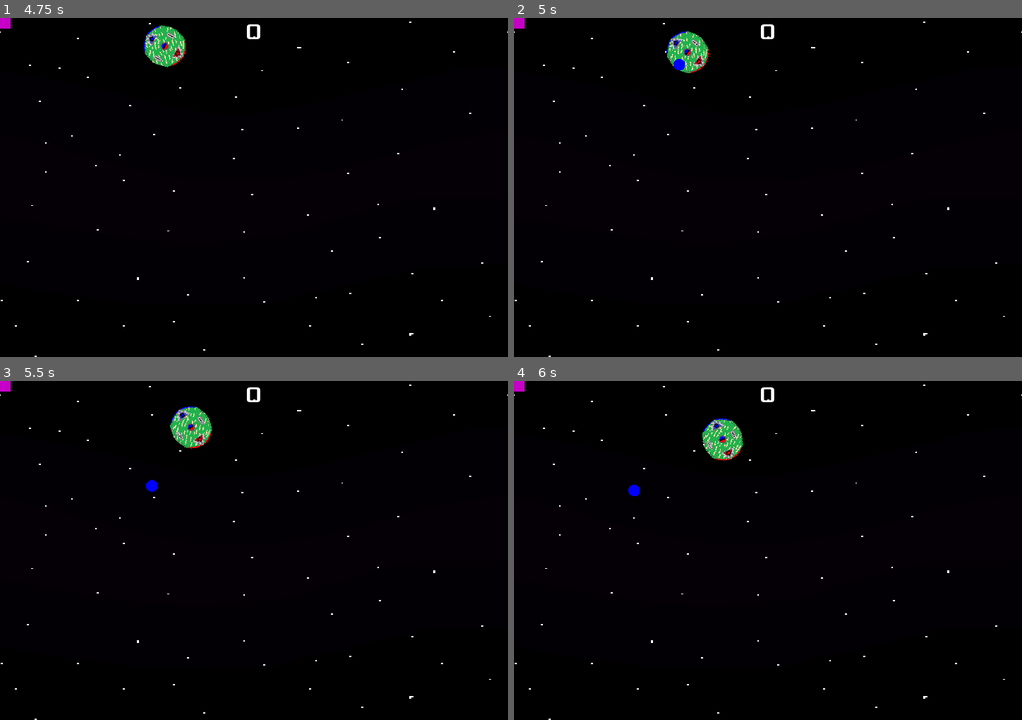
Above: before the commit, frames 1-4 (two rows, left to right).
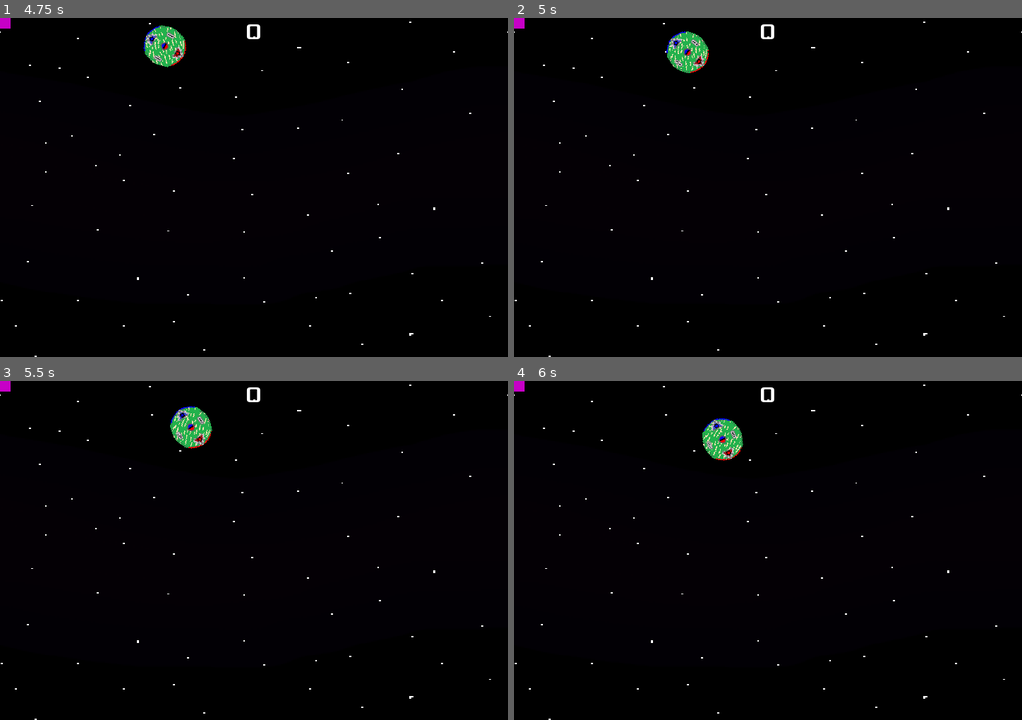
Above: after the commit, the same moments.

Repository: Austincain1006/MelonJam2024
Game: Godot game, scene res://debugScene.tscn
Two runs of this game, one before a commit and one after it. Both use one fixed random seed, a clock stepped at 60 frames per second and the inputs below. This scene is started directly instead of the project's main scene.
Inputs (mouse positions are in pixels of both pictures, inside the frame that each line leads up to):
- Up to frame 1 (4.75 s): click "Play" at 0.5 s; tap Enter at 1.25, 2.75 s; move the mouse to (228, 255) at 1.27 s; hold Right mouse button (FireNegative) 1.28-2.03 s; hold W (MoveForward) 1.28-2.78 s; tap Space at 2, 3.5 s; move the mouse to (406, 238) at 2.02 s; click (406, 238) at 2.1 s; move the mouse to (101, 136) at 2.77 s; hold Right mouse button (FireNegative) 2.78-3.53 s; hold A (RotateLeft) 2.78-4.28 s; move the mouse to (279, 187) at 3.52 s; click (279, 187) at 3.6 s; move the mouse to (177, 102) at 4.27 s; hold S (MoveBackward) from 4.28 s (still down); hold Right mouse button (FireNegative) from 4.28 s (still down)
- Up to frame 2 (5 s): keep holding S (MoveBackward); keep holding Right mouse button (FireNegative)
- Up to frame 3 (5.5 s): move the mouse to (365, 533) at 5.02 s; release S (MoveBackward) at 5.03 s; release Right mouse button (FireNegative) at 5.03 s; hold D (RotateRight) from 5.03 s (still down); click (365, 533) at 5.1 s
- Up to frame 4 (6 s): move the mouse to (666, 567) at 5.77 s; release D (RotateRight) at 5.78 s; hold W (MoveForward) from 5.78 s (still down); hold Right mouse button (FireNegative) from 5.78 s (still down)

Frame 1 is identical in both runs. In frame 2, less than 0.1% of the frame differs, in the area x 31-34%, y 12-16%; in frame 3, less than 0.1%, in the area x 28-31%, y 29-33%; in frame 4, less than 0.1%.
Error before the commit: Attempt to call function 'play' in base 'null instance' on a null instance. (res://main.gd:69)
Error after the commit: Attempt to call function 'play' in base 'null instance' on a null instance. (res://main.gd:71)

Commit message:
Fixed DoubleSpawn Enemy Firing in Sync

Diff:
--- a/enemy.gd
+++ b/enemy.gd
@@ -28,7 +28,7 @@
 	setPersonality()
 	$RotateTimer.timeout.emit()
 	$ExplosionAnimation.hide()
-	if randf() < 0.9:
+	if randf() < 0.3:
 		print("Shot Early!")
 		$CannonTimer.wait_time = cannonTimer / 4.0
 	$CannonTimer.start()
--- a/main.gd
+++ b/main.gd
@@ -46,8 +46,10 @@
 	if numEnemies < enemyCap():
 		spawnEnemy()
 		numEnemies += 1
+
 	# Chance to Spawn Multiple Enemies if allowed
 	if (numEnemies < enemyCap() && randf() < 0.5):
+		get_tree().create_timer($EnemySpawnTimer.wait_time / randf_range(3, 8))
 		spawnEnemy()
 		numEnemies += 1
 
